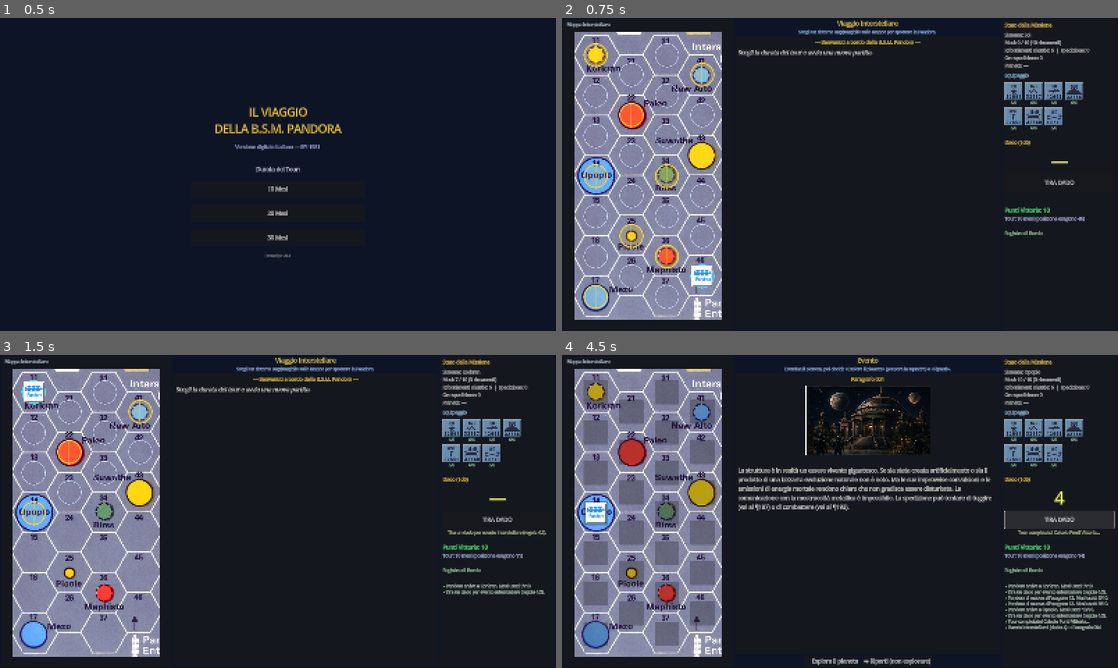
Above: before the commit, frames 1-4 (two rows, left to right).
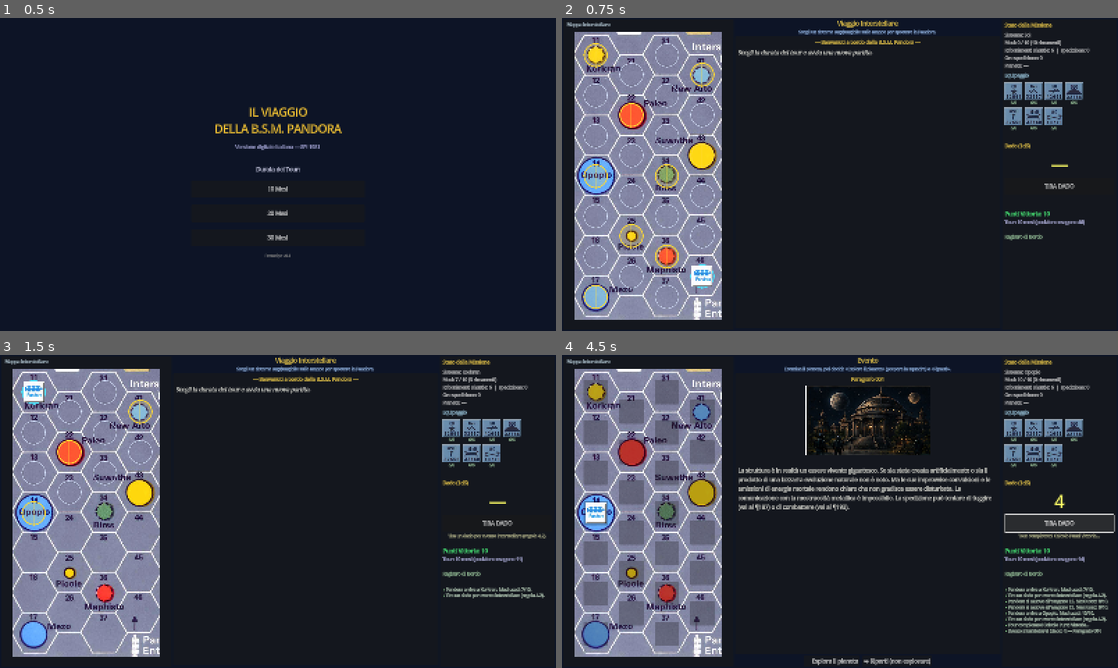
Above: after the commit, the same moments.

Repository: Tannoiser2/voyage-of-BSM-Pandora
Game: Godot game, scene res://scenes/Main.tscn
The game is run twice, just before and just after one commit, with the same random seed, the same clock (stepped at 60 frames per second) and the same inputs.
Inputs (mouse positions are in pixels of both pictures, inside the frame that each line leads up to):
- Up to frame 1 (0.5 s): no input
- Up to frame 2 (0.75 s): click "10 Mesi" at 0.5 s
- Up to frame 3 (1.5 s): click (33, 392) at 1.25 s
- Up to frame 4 (4.5 s): click (595, 433) at 2 s; click (595, 473) at 2.75 s; click (595, 514) at 3.5 s; click "TIRA DADO" at 4.25 s

Frame 1 is identical in both runs. In frame 2, 0.9% of the frame differs, in the area x 79-94%, y 38-72%; in frame 3, 1.9%; in frame 4, 3.6%, in the area x 79-100%, y 38-90%.

Commit message:
Segnalini equipaggiamento in spedizione + movimento affrettato (6.3)
#3 Segnalini robot/strumenti anche in spedizione: lo stato mostra i token
degli equipaggiamenti imbarcati (accanto all'equipaggio), con i danneggiati
attenuati e marcati 'guasto'.

#4 Movimento affrettato (regola 6.3): si può andare in qualsiasi esagono
dell'area; si paga la somma delle ore d'ingresso lungo il percorso piu
economico (Dijkstra sui costi di terreno), poi si consulta la Matrice di
Esplorazione (6.4). Gli esagoni raggiungibili in affrettato hanno un contorno
tenue e sono cliccabili.

Verificato a runtime: segnalini, costo del percorso, e 6 playthrough completi
con strategia/gear/affrettato senza errori.

Diff:
--- a/godot/scripts/GameScreen.gd
+++ b/godot/scripts/GameScreen.gd
@@ -339,6 +339,22 @@
 	crew_grid.add_theme_constant_override("v_separation", 6)
 	right_vbox.add_child(crew_grid)
 	_build_crew_counters(crew_grid)
+
+	# Segnalini di robot/strumenti imbarcati (compaiono in spedizione)
+	var gear_title := Label.new()
+	gear_title.name = "GearTitle"
+	gear_title.text = "Equipaggiamento"
+	gear_title.add_theme_font_size_override("font_size", 13)
+	gear_title.add_theme_color_override("font_color", Color(0.7, 0.9, 1.0))
+	gear_title.visible = false
+	right_vbox.add_child(gear_title)
+
+	var gear_grid := GridContainer.new()
+	gear_grid.name = "GearCounters"
+	gear_grid.columns = 4
+	gear_grid.add_theme_constant_override("h_separation", 6)
+	gear_grid.add_theme_constant_override("v_separation", 6)
+	right_vbox.add_child(gear_grid)
 
 	var sep2 := HSeparator.new()
 	right_vbox.add_child(sep2)
@@ -497,6 +513,43 @@
 				hp.add_theme_color_override("font_color",
 					Color(1, 0.7, 0.5) if e < GameState.MAX_ENDURANCE else Color(0.7, 0.9, 0.7))
 
+# Segnalini dei robot/strumenti imbarcati (mostrati durante la spedizione).
+func _refresh_gear_counters() -> void:
+	var grid := find_child("GearCounters", true, false) as GridContainer
+	var title := find_child("GearTitle", true, false) as Label
+	if not grid:
+		return
+	for c in grid.get_children():
+		grid.remove_child(c)
+		c.free()
+	var show := GameState.expedition_pos > 0 and GameState.expedition_gear.size() > 0
+	if title: title.visible = show
+	if not show:
+		return
+	for k in GameState.expedition_gear:
+		var u := GameData.get_unit(k)
+		var folder := "bots" if GameData.get_bot_keys().has(k) else "tools"
+		var box := VBoxContainer.new()
+		box.tooltip_text = u.get("name", k)
+		box.add_theme_constant_override("separation", 0)
+		var tex := TextureRect.new()
+		var path := "res://assets/%s/%s.png" % [folder, u.get("img", "")]
+		if ResourceLoader.exists(path):
+			tex.texture = load(path)
+		tex.custom_minimum_size = Vector2(46, 46)
+		tex.expand_mode = TextureRect.EXPAND_FIT_WIDTH_PROPORTIONAL
+		tex.stretch_mode = TextureRect.STRETCH_KEEP_ASPECT_CENTERED
+		var damaged: bool = k in GameState.damaged_gear
+		tex.modulate = Color(0.5, 0.3, 0.3, 0.7) if damaged else Color(1, 1, 1)
+		box.add_child(tex)
+		var lb := Label.new()
+		lb.text = "guasto" if damaged else u.get("name", k)
+		lb.horizontal_alignment = HORIZONTAL_ALIGNMENT_CENTER
+		lb.add_theme_font_size_override("font_size", 8)
+		lb.add_theme_color_override("font_color", Color(1, 0.5, 0.5) if damaged else Color(0.8, 0.85, 0.9))
+		box.add_child(lb)
+		grid.add_child(box)
+
 func _build_hex_buttons() -> void:
 	for col in range(1, 5):
 		var max_row := 7 if col % 2 == 1 else 6
@@ -585,6 +638,7 @@
 		var explored: bool = GameState.environ_grid[hex_id].get("explored", false)
 		var is_pos: bool = (hex_id == GameState.expedition_pos)
 		var reachable: bool = GameState.can_move_expedition(hex_id)
+		var hasty: bool = GameState.can_hasty_move(hex_id)
 
 		var fill := Color(0, 0, 0, 0)
 		var border := Color(0, 0, 0, 0)
@@ -601,6 +655,10 @@
 			fill = Color(1.0, 1.0, 1.0, 0.16)
 			border = Color(1.0, 0.95, 0.5, 0.9)
 			bw = 3
+		elif hasty:
+			# Raggiungibile con movimento affrettato (6.3): contorno tenue
+			border = Color(0.6, 0.7, 1.0, 0.35)
+			bw = 1
 		elif explored:
 			border = Color(0.4, 1.0, 0.5, 0.5)
 			bw = 2
@@ -617,8 +675,11 @@
 		btn.add_theme_stylebox_override("pressed", sb)
 		btn.add_theme_stylebox_override("focus", sb)
 		btn.add_theme_stylebox_override("disabled", sb)
-		btn.disabled = not (reachable or is_pos)
-		btn.mouse_filter = Control.MOUSE_FILTER_STOP if (reachable or is_pos) else Control.MOUSE_FILTER_IGNORE
+		var clickable := reachable or hasty
+		btn.disabled = not clickable
+		btn.mouse_filter = Control.MOUSE_FILTER_STOP if clickable else Control.MOUSE_FILTER_IGNORE
+		if hasty and not reachable:
+			btn.tooltip_text = "Movimento affrettato (6.3)"
 
 func _center_on_expedition() -> void:
 	if not env_scroll:
@@ -630,7 +691,9 @@
 
 func _on_environ_hex_clicked(hex_id: int) -> void:
 	if GameState.can_move_expedition(hex_id):
-		GameState.move_expedition(hex_id)
+		GameState.move_expedition(hex_id)            # mossa normale (adiacente)
+	elif GameState.can_hasty_move(hex_id):
+		GameState.hasty_move_to(hex_id)              # movimento affrettato (6.3)
 
 func _update_left_panel_mode() -> void:
 	var on_surface := GameState.current_phase == GameState.Phase.EXPEDITION \
@@ -770,6 +833,7 @@
 	# Refresh hex buttons and panel mode
 	_refresh_hex_buttons()
 	_refresh_crew_counters()
+	_refresh_gear_counters()
 	_update_left_panel_mode()
 
 func _refresh_hex_buttons() -> void:
--- a/godot/scripts/GameState.gd
+++ b/godot/scripts/GameState.gd
@@ -537,6 +537,56 @@
 		return false
 	return hex_id in environ_neighbors(expedition_pos)
 
+# Movimento affrettato (6.3): si può andare in QUALSIASI esagono dell'area pagando
+# la somma delle ore d'ingresso lungo il percorso più economico; poi si consulta
+# la Matrice di Esplorazione (6.4).
+func can_hasty_move(hex_id: int) -> bool:
+	if current_phase != Phase.EXPEDITION or not current_creature.is_empty():
+		return false
+	return environ_grid.has(hex_id) and hex_id != expedition_pos and not (hex_id in environ_neighbors(expedition_pos))
+
+func hasty_move_to(hex_id: int) -> void:
+	if not can_hasty_move(hex_id):
+		return
+	var cost := _hasty_path_cost(expedition_pos, hex_id)
+	var cell: Dictionary = environ_grid.get(hex_id, {})
+	var terrain: String = cell.get("terrain", "Open")
+	expedition_pos = hex_id
+	add_expedition_hours(cost)
+	add_log("Movimento affrettato fino a %s — %d ore." % [cell.get("real", str(hex_id)), cost])
+	environ_changed.emit()
+	# Dopo la mossa si consulta comunque la Matrice di Esplorazione (6.4)
+	if not cell.get("explored", false):
+		explore_environ_hex(hex_id, terrain)
+	else:
+		var die := randi_range(1, 6)
+		show_paragraph(GameData.get_exploration_paragraph(terrain, die))
+
+# Costo minimo (in ore d'ingresso) del percorso fra due esagoni dell'area (Dijkstra).
+func _hasty_path_cost(from_hex: int, to_hex: int) -> int:
+	var dist := {from_hex: 0}
+	var queue := [from_hex]
+	while queue.size() > 0:
+		# estrai il nodo con costo minimo
+		var bi := 0
+		for i in range(1, queue.size()):
+			if dist[queue[i]] < dist[queue[bi]]:
+				bi = i
+		var cur: int = queue[bi]
+		queue.remove_at(bi)
+		if cur == to_hex:
+			return dist[cur]
+		for nb in environ_neighbors(cur):
+			if not environ_grid.has(nb):
+				continue
+			var nterr: String = environ_grid[nb].get("terrain", "Open")
+			var nd: int = dist[cur] + enter_cost_for(nterr)
+			if not dist.has(nb) or nd < dist[nb]:
+				dist[nb] = nd
+				if not (nb in queue):
+					queue.append(nb)
+	return dist.get(to_hex, 99)
+
 func move_expedition(hex_id: int) -> void:
 	if not can_move_expedition(hex_id):
 		return
